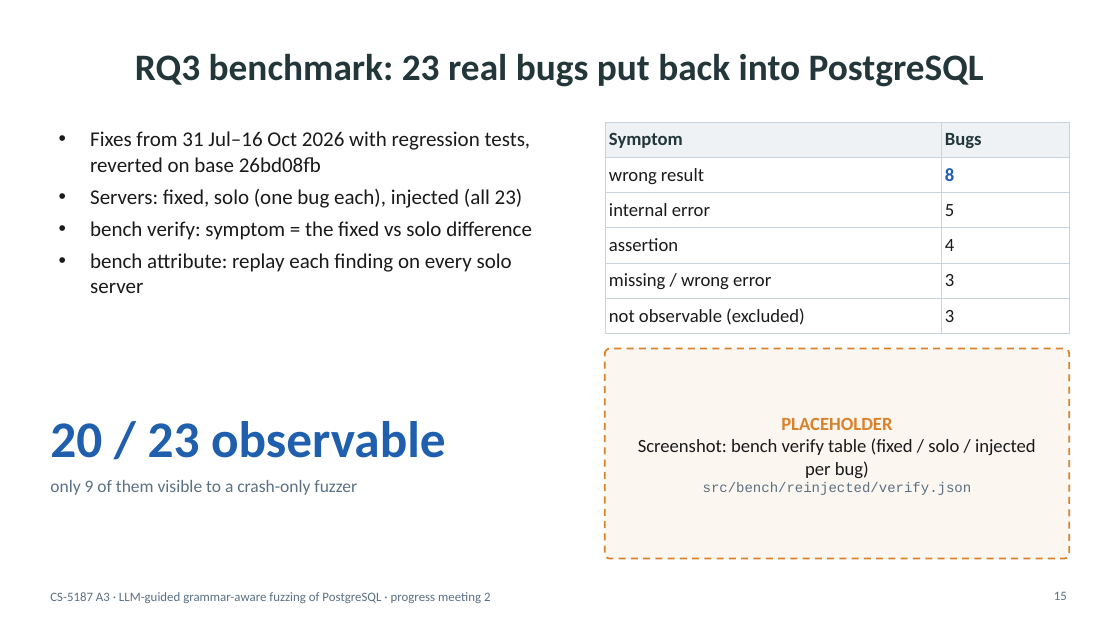
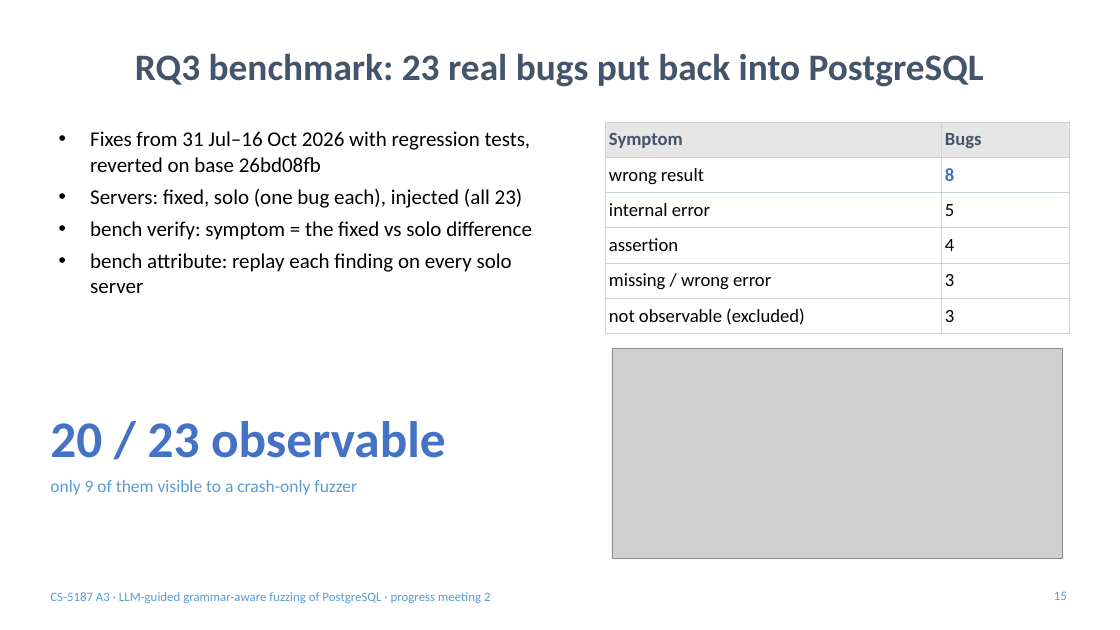
Before and after one commit to v28k/cs5187-term-project, a slide deck: slide 15 of docs/meeting2/slides/slides_meeting2.pptx. Drawn at 1120x630 pixels with LibreOffice and Linux fonts; fonts in the diff are those of the drawing; grey boxes stand for pictures. Boxes give left, top, right and bottom in pixels: in the first picture for what was removed or moved away, otherwise in the second. Text is boxed around its words. In the diff, an @@ line names an element or a change of style, - is before the commit and + after.

```diff
--- a/docs/meeting2/slides/slides_meeting2.pptx
+++ b/docs/meeting2/slides/slides_meeting2.pptx
@@ title "RQ3 benchmark: 23 real bugs ..." at (135, 54, 984, 87): text colour #23373B to #44546A @@
@@ text "Fixes from 31 Jul–16 Oct ..." at (90, 131, 532, 293): text colour #1A1A1A to #000000 @@
@@ table at (605, 122, 1070, 329) @@
@@ fill #EEF2F4 to #E7E6E6 in row 1 @@
@@ text colour #23373B to #44546A in "Symptom", "Bugs" @@
@@ text colour #1A1A1A to #000000 in "wrong result", "internal error", "5", "assertion" and 5 more places @@
@@ text colour #1F5FAD to #4472C4 in "8" @@
@@ rounded rectangle removed at (605, 349, 1070, 559) @@
@@ picture added at (613, 349, 1063, 559) @@
@@ text "20 / 23 observable" at (50, 421, 446, 458): text colour #1F5FAD to #4472C4 @@
@@ text removed at (638, 418, 1036, 495) @@
-PLACEHOLDER
-Screenshot: bench verify table (fixed / solo / injected per bug)
-src/bench/reinjected/verify.json
@@ text colour #5B7083 to #5B9BD5 in 3 elements at (50, 480, 357, 495), (1054, 592, 1067, 600), (50, 592, 490, 603) @@
```
Also in this commit, not shown: 22 other slides changed, 3 slides added, 4 slides removed, 12 other files.
